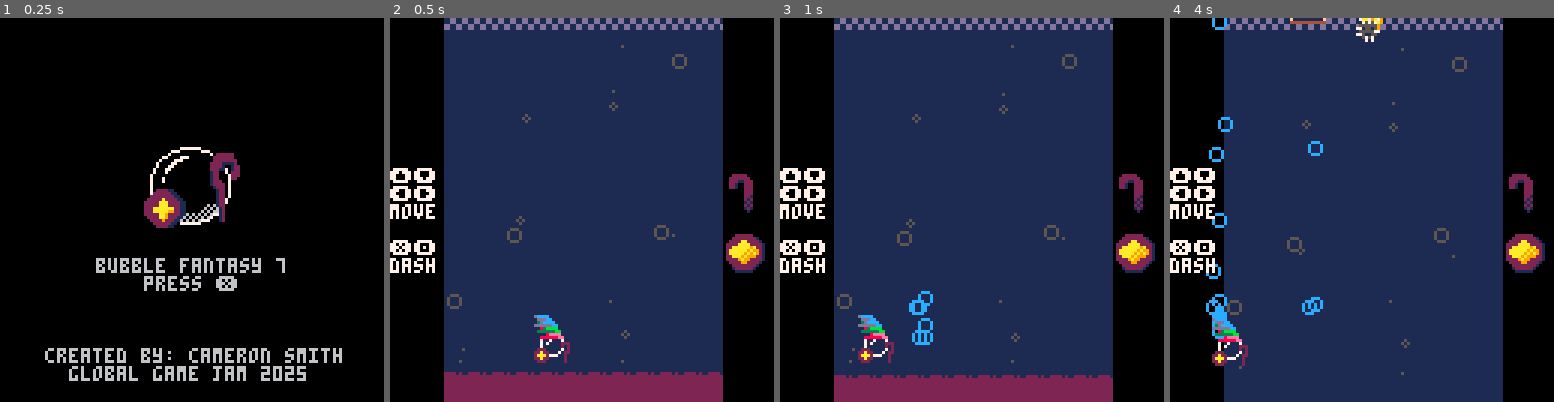
Above: before the commit, frames 1-4 (left to right).
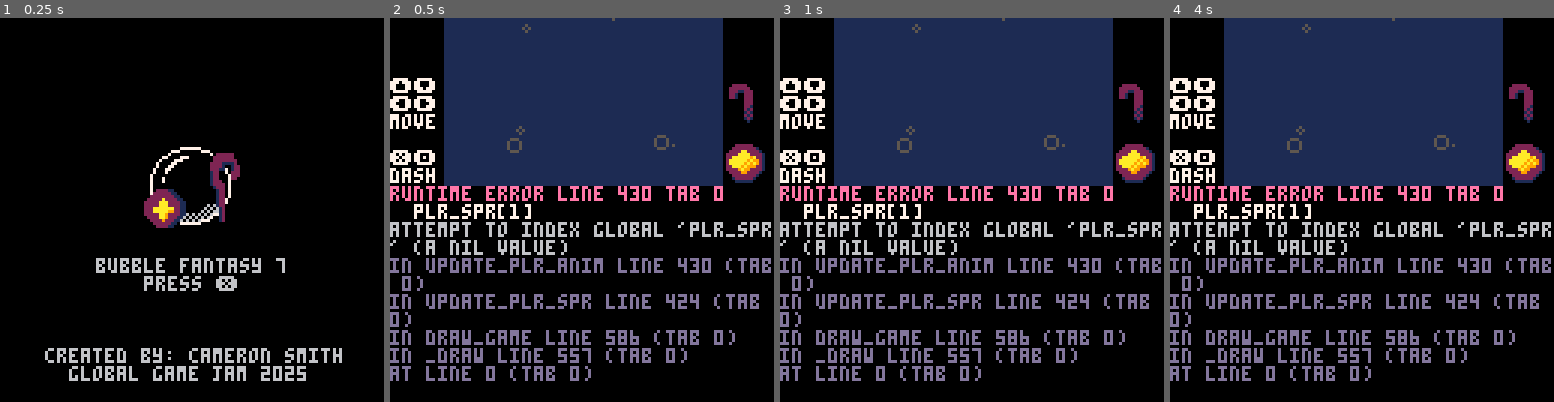
Above: after the commit, the same moments.

Repository: dumbanode/Bubble-Fantasy-7
Game: PICO-8 cartridge ggj2025.p8
The game is run twice, just before and just after one commit, with the same random seed, the same clock (stepped at 60 frames per second) and the same inputs.
Inputs:
- Up to frame 1 (0.25 s): no input
- Up to frame 2 (0.5 s): tap X (X key) at 0.33 s
- Up to frame 3 (1 s): tap O (Z key) at 0.7 s
- Up to frame 4 (4 s): tap X (X key) at 1.07, 1.85, 2.97 s; hold Right 1.6-2.1 s; tap O (Z key) every 0.4 s from 1.7 to 3.7 s; hold Up 2.15-2.42 s; hold Right 2.47-3.03 s; hold Left 3.08-3.58 s; hold Down 3.63-3.97 s

Frame 1 is identical in both runs. In frame 2, 49% of the frame differs, in the area x 0-100%, y 0-100%; in frame 3, 49%; in frame 4, 50%.
Error after the commit: runtime error line 430 tab 0; plr_spr[1]; attempt to index global 'plr_spr' (a nil value)

Commit message:
Player sprite now animates

Diff:
--- a/ggj2025.p8
+++ b/ggj2025.p8
@@ -7,20 +7,14 @@
 imp_amount=2.5
 max_imp=10
 
-plr_spr={
-	[1]={0,1},
-	[2]={2,3},
-	[3]={4,5}
-}
-
 function _init()
 	transition_to_state(states.title)
 end
 
 
-function is_in_table(spr_table, plr_curr_spr)
+function is_in_table(spr_table, to_find)
 	for key, this_spr in pairs(spr_table) do
-	 if this_spr == plr_curr_spr then
+	 if this_spr == to_find then
 	     return true
 	 end
 	end
